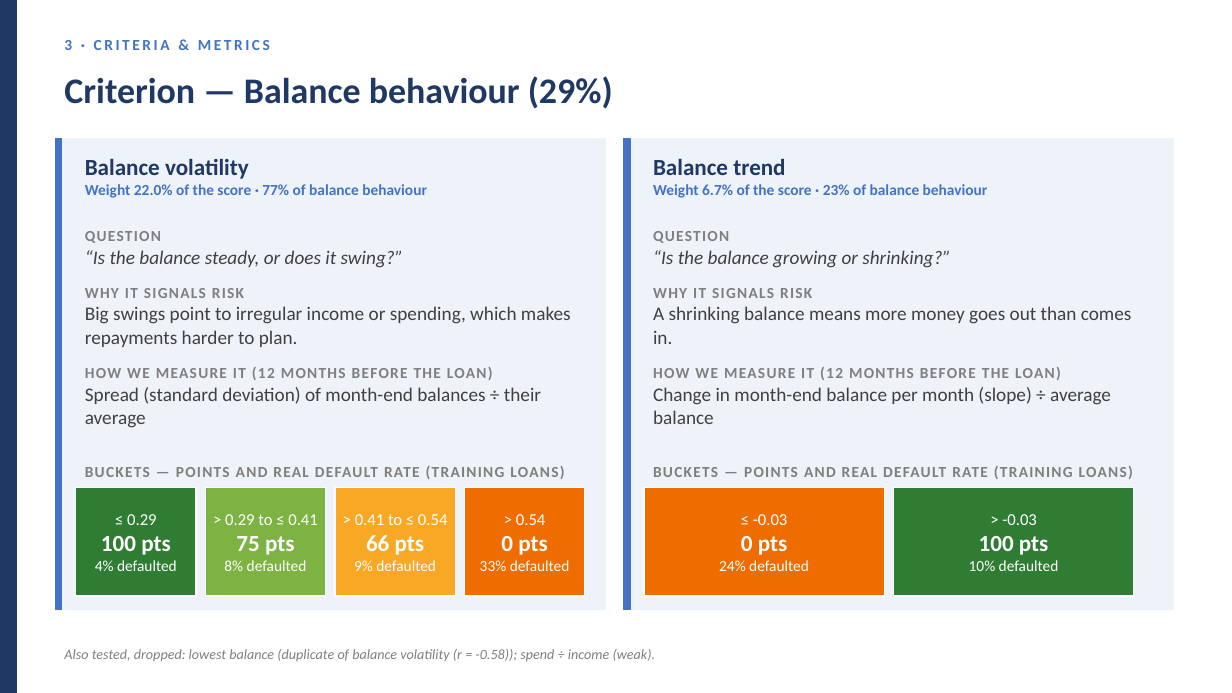
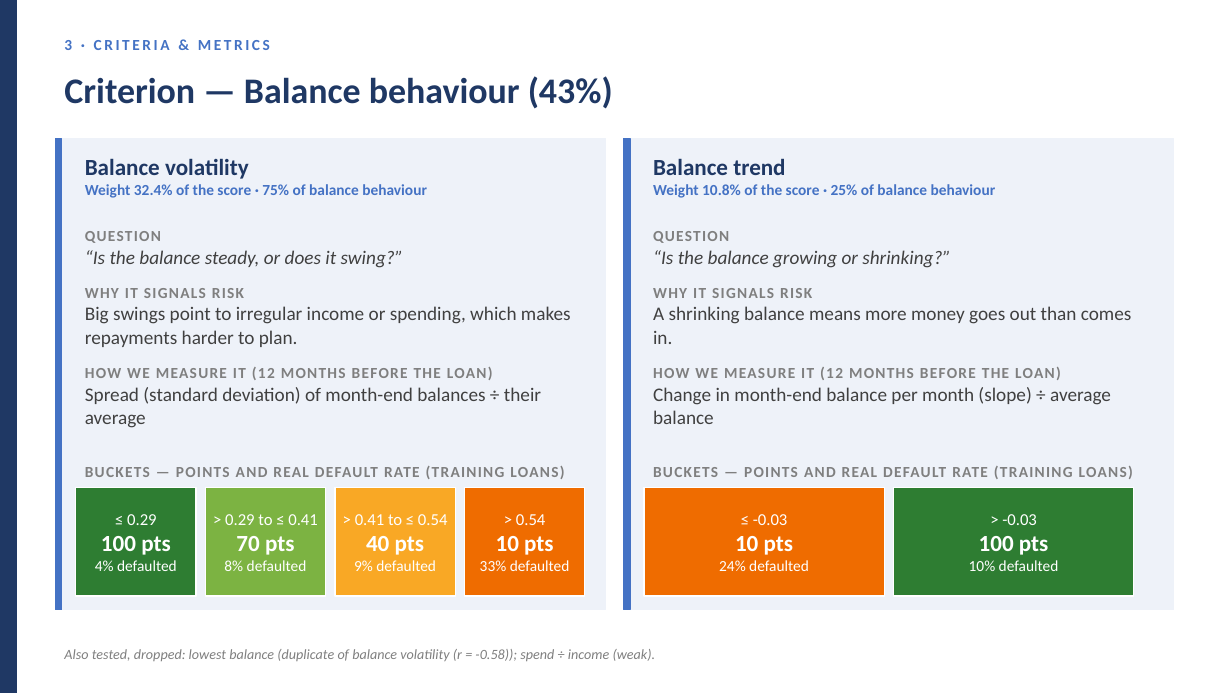
Before and after one commit to huotrithy/da-assignment-risk-scoring, a slide deck: slide 23 of docs/Final_Presentation.pptx. Drawn at 1232x693 pixels with LibreOffice and Linux fonts; fonts in the diff are those of the drawing. Boxes give left, top, right and bottom in pixels: in the first picture for what was removed or moved away, otherwise in the second. Text is boxed around its words. In the diff, an @@ line names an element or a change of style, - is before the commit and + after.

```diff
--- a/docs/Final_Presentation.pptx
+++ b/docs/Final_Presentation.pptx
@@ text at [64, 76, 613, 109]: text changed @@
-Criterion — Balance behaviour (29%)
+Criterion — Balance behaviour (43%)
@@ text at [85, 184, 427, 198]: text changed @@
-Weight 22.0% of the score · 77% of balance behaviour
+Weight 32.4% of the score · 75% of balance behaviour
@@ text at [653, 184, 996, 198]: text changed @@
-Weight 6.7% of the score · 23% of balance behaviour
+Weight 10.8% of the score · 25% of balance behaviour
@@ text at [236, 536, 294, 555]: text changed @@
-75 pts
+70 pts
@@ text at [366, 536, 424, 555]: text changed @@
-66 pts
+40 pts
@@ text at [496, 536, 553, 555]: text changed @@
-0 pts
+10 pts
@@ text at [735, 536, 793, 555]: text changed @@
-0 pts
+10 pts
```
Also in this commit, not shown: 17 other slides changed, 1 slide added, 1 slide removed, 18 other files.
